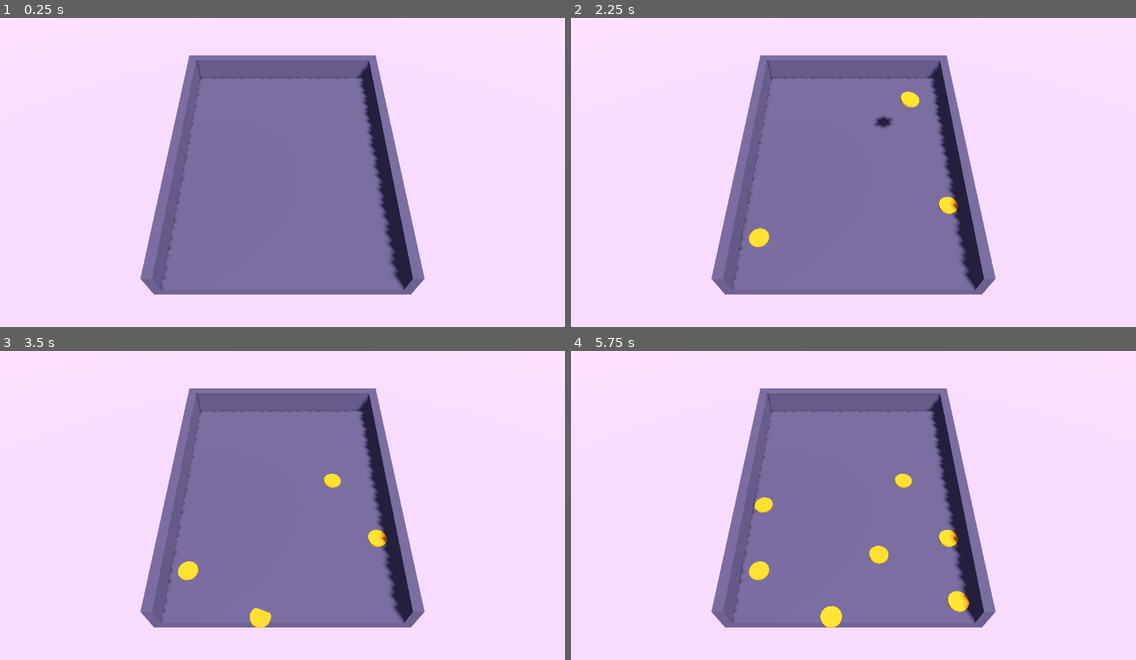
Above: before the commit, frames 1-4 (two rows, left to right).
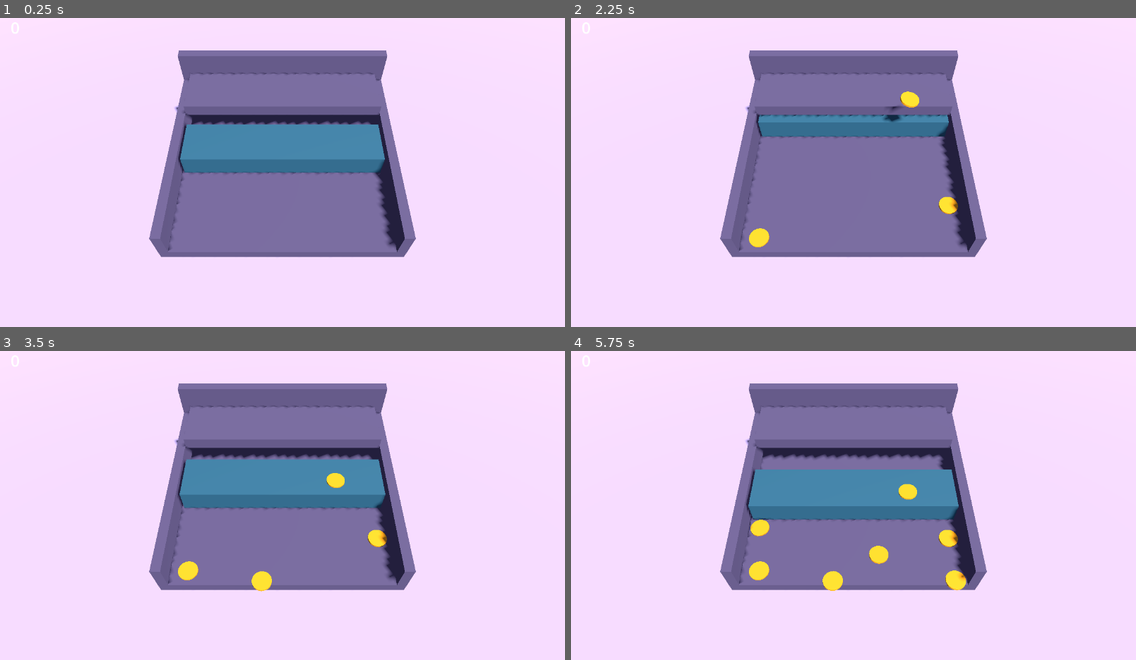
Above: after the commit, the same moments.

Repository: ui99ru/gold-harvester
Game: Godot game, scene res://scenes/main.tscn
Same seed, same stepped clock (60 frames per second), same inputs: the game is played once before the commit and once after it.
Inputs (mouse positions are in pixels of both pictures, inside the frame that each line leads up to):
- Up to frame 1 (0.25 s): no input
- Up to frame 2 (2.25 s): move the mouse to (977, 150) at 0.52 s; click (977, 150) at 0.67 s; move the mouse to (740, 184) at 1.27 s; click (740, 184) at 1.42 s; move the mouse to (910, 98) at 2.02 s; click (910, 98) at 2.17 s
- Up to frame 3 (3.5 s): move the mouse to (254, 564) at 2.77 s; click (254, 564) at 2.92 s
- Up to frame 4 (5.75 s): move the mouse to (1023, 548) at 3.52 s; click (1023, 548) at 3.67 s; move the mouse to (684, 452) at 4.27 s; click (684, 452) at 4.42 s; move the mouse to (881, 502) at 5.02 s; click (881, 502) at 5.17 s

The runs differ from the first frame. In frame 1, 14% of the frame differs, in the area x 2-76%, y 1-90%; in frame 2, 10%; in frame 3, 14%; in frame 4, 15%.

Commit message:
feat(godot): stage 3 pusher, scraper hood, collect zone, score
AnimatableBody3D pusher (sine, 2.5s period, amp 1.8) slides under a
static scraper hood: coins landing on the pusher roof get scraped
onto the floor on retract, like real coin pusher machines - without
it the pile barely advanced (coins rode the pusher). Collect zone
Area3D under the cliff scores and frees coins; kill sweep below y=-6.
Smoke tests seeded for determinism; stack test removes the pusher.

Co-Authored-By: Claude Fable 5 <noreply@anthropic.com>

Diff:
--- /dev/null
+++ b/godot/scenes/pusher.tscn
@@ -0,0 +1,6 @@
+[gd_scene load_steps=2 format=3]
+
+[ext_resource type="Script" path="res://scripts/pusher.gd" id="1"]
+
+[node name="Pusher" type="AnimatableBody3D"]
+script = ExtResource("1")
--- a/godot/scripts/main.gd
+++ b/godot/scripts/main.gd
@@ -5,7 +5,7 @@
 # --- Геометрия лотка (монета r=0.40, см. coin.gd) ---
 const TRAY_TILT_DEG := 6.0   # наклон к обрыву (+z вниз)
 const TRAY_W := 9.0          # внутренняя ширина
-const TRAY_L := 12.0         # длина дна
+const TRAY_L := 9.0          # длина дна (короткий: волна от толкателя доходит до обрыва)
 const WALL_H := 1.2
 const WALL_T := 0.4
 const FLOOR_T := 0.5
@@ -16,13 +16,18 @@
 const TRAY_COLOR := Color("4a4466")
 
 const COIN_SCENE := preload("res://scenes/coin.tscn")
+const PUSHER_SCENE := preload("res://scenes/pusher.tscn")
 const SPAWN_HEIGHT := 3.0    # глобальная высота плоскости спавна по тапу
 const AUDIO_POOL_SIZE := 8
 const CLINK_MIN_INTERVAL_MS := 50
+const KILL_Y := -6.0         # ниже — монета потеряна, возврат без счёта
 
 var tray: Node3D
 var coins_root: Node3D
 var camera: Camera3D
+var score := 0
+
+var _score_label: Label
 
 var _audio_players: Array[AudioStreamPlayer3D] = []
 var _clink_streams: Array[AudioStream] = []
@@ -38,8 +43,11 @@
 func _ready() -> void:
 	_build_environment()
 	_build_tray()
+	_build_pusher()
+	_build_collect_zone()
 	_build_camera()
 	_build_audio()
+	_build_score_ui()
 	coins_root = Node3D.new()
 	coins_root.name = "Coins"
 	add_child(coins_root)
@@ -100,9 +108,55 @@
 		_add_box(body, Vector3(WALL_T, WALL_H, TRAY_L),
 			Vector3(side * (half_w + WALL_T / 2.0), WALL_H / 2.0, 0), mat)
 	# Задняя стенка (дальняя от обрыва, z = -half_l)
-	_add_box(body, Vector3(TRAY_W + 2.0 * WALL_T, WALL_H, WALL_T),
-		Vector3(0, WALL_H / 2.0, -(half_l - WALL_T / 2.0)), mat)
+	_add_box(body, Vector3(TRAY_W + 2.0 * WALL_T, WALL_H * 2.2, WALL_T),
+		Vector3(0, WALL_H * 1.1, -(half_l - WALL_T / 2.0)), mat)
+	# «Капот»-скребок над толкателем: монеты, упавшие на его крышу, при отходе
+	# толкателя упираются в кромку капота и ссыпаются на дно в зону подметания.
+	# Низ капота 1.05 — чуть выше крыши толкателя (1.0), он скользит под капотом.
+	var hood_z_from := -half_l
+	var hood_z_to := -1.85
+	_add_box(body, Vector3(TRAY_W, 0.55, hood_z_to - hood_z_from),
+		Vector3(0, 1.05 + 0.275, (hood_z_from + hood_z_to) / 2.0), mat)
 	# Передний край (z = +half_l) открыт — обрыв, зона сбора ниже (этап 3)
+
+
+func _build_pusher() -> void:
+	# В локальном (наклонном) пространстве лотка: скользит по дну у задней стенки
+	# Ход фронта: z ∈ [-2.1, +1.5]; в крайнем заднем положении тыл вплотную к стенке
+	var pusher := PUSHER_SCENE.instantiate()
+	pusher.position = Vector3(0, 0.5, -1.3)
+	tray.add_child(pusher)
+
+
+func _build_collect_zone() -> void:
+	# Под обрывом переднего края (глобальные координаты)
+	var area := Area3D.new()
+	area.name = "CollectZone"
+	var cs := CollisionShape3D.new()
+	var box := BoxShape3D.new()
+	box.size = Vector3(14.0, 2.0, 5.0)
+	cs.shape = box
+	area.add_child(cs)
+	area.position = Vector3(0, -2.5, 6.3)
+	area.body_entered.connect(_on_coin_collected)
+	add_child(area)
+
+
+func _build_score_ui() -> void:
+	var layer := CanvasLayer.new()
+	add_child(layer)
+	_score_label = Label.new()
+	_score_label.position = Vector2(24, 16)
+	_score_label.add_theme_font_size_override("font_size", 36)
+	_score_label.text = "0"
+	layer.add_child(_score_label)
+
+
+func _on_coin_collected(body: Node3D) -> void:
+	if body is RigidBody3D:
+		score += 1
+		_score_label.text = str(score)
+		body.queue_free()
 
 
 func _build_camera() -> void:
@@ -150,7 +204,8 @@
 	var t := (SPAWN_HEIGHT - origin.y) / dir.y
 	var hit := origin + dir * t
 	hit.x = clampf(hit.x, -TRAY_W / 2.0 + 0.5, TRAY_W / 2.0 - 0.5)
-	hit.z = clampf(hit.z, -TRAY_L / 2.0 + 0.6, TRAY_L / 2.0 - 0.2)
+	# Не спавнить в щель за толкателем — там монеты зажимает между ним и стенкой
+	hit.z = clampf(hit.z, -1.0, TRAY_L / 2.0 - 0.2)
 	spawn_coin(hit)
 
 
@@ -213,28 +268,43 @@
 			# 50 монет для визуальной проверки (вместе с --shot)
 			_shot_frames_left = 150
 			for i in 50:
-				spawn_coin(Vector3(randf_range(-3, 3), 1.0 + (i % 5) * 0.3,
-					randf_range(-3, 1)))
+				spawn_coin(Vector3(randf_range(-3, 3), 1.6 + (i % 5) * 0.3,
+					randf_range(-1.0, 4.0)))
 		elif arg.begins_with("--smoke-"):
 			_smoke_mode = arg.trim_prefix("--smoke-")
+			seed(20260611)  # детерминированный прогон
 			# НЕ ускорять Engine.time_scale: он растягивает эффективный шаг
 			# физики, и монеты туннелируют сквозь дно. Смоук идёт в реальном времени.
 
 	if _smoke_mode == "stack":
-		# 10 столбиков по 5 монет — проверка стэкинга
+		# 10 столбиков по 5 монет — чистый тест стэкинга, толкатель убираем
+		tray.get_node("Pusher").queue_free()
 		for col in 10:
 			var x := -3.0 + 1.5 * (col % 5)
-			var z := -3.0 + 2.5 * floorf(col / 5.0)
+			var z := 1.0 + 1.5 * floorf(col / 5.0)
 			for row in 5:
 				spawn_coin(Vector3(x, 1.0 + row * 0.25, z), false)
+	elif _smoke_mode == "pusher":
+		# Плотный слой перед толкателем — за 30 с волна должна дойти до зоны сбора
+		for i in 120:
+			spawn_coin(Vector3(randf_range(-3.8, 3.8),
+				1.6 + 0.3 * (i % 4), randf_range(-1.0, 4.2)))
 
 
 func _physics_process(_delta: float) -> void:
+	# Сметание потеряшек: ниже KILL_Y и мимо зоны сбора
+	if Engine.get_physics_frames() % 30 == 0 and coins_root != null:
+		for coin in coins_root.get_children():
+			if coin.global_position.y < KILL_Y:
+				coin.queue_free()
+
 	if _smoke_mode == "":
 		return
 	_smoke_ticks += 1
 	if _smoke_mode == "stack" and _smoke_ticks >= 360:  # 6 c симуляции
 		_finish_smoke_stack()
+	elif _smoke_mode == "pusher" and _smoke_ticks >= 1800:  # 30 c
+		_finish_smoke_pusher()
 
 
 func _finish_smoke_stack() -> void:
@@ -254,6 +324,15 @@
 	get_tree().quit(0 if ok else 1)
 
 
+func _finish_smoke_pusher() -> void:
+	_smoke_mode = ""
+	var remaining := coins_root.get_child_count()
+	var ok := score > 0 and score + remaining <= 120
+	print("SMOKE %s: score=%d remaining=%d" %
+		["OK" if ok else "FAIL", score, remaining])
+	get_tree().quit(0 if ok else 1)
+
+
 func _process(_delta: float) -> void:
 	if _shot_path != "":
 		_shot_frames_left -= 1
--- /dev/null
+++ b/godot/scripts/pusher.gd
@@ -0,0 +1,38 @@
+extends AnimatableBody3D
+## Толкатель: возвратно-поступательная синусоида вдоль z (бриф §4).
+## AnimatableBody3D + sync_to_physics — физика корректно передаёт импульс монетам.
+
+const SIZE := Vector3(8.8, 1.0, 2.0)
+const PERIOD := 2.5      # с
+const AMPLITUDE := 1.8
+
+var base_z := 0.0
+
+var _t := 0.0
+
+
+func _ready() -> void:
+	sync_to_physics = true
+	base_z = position.z
+
+	var cs := CollisionShape3D.new()
+	var box := BoxShape3D.new()
+	box.size = SIZE
+	cs.shape = box
+	add_child(cs)
+
+	var mi := MeshInstance3D.new()
+	var mesh := BoxMesh.new()
+	mesh.size = SIZE
+	mi.mesh = mesh
+	var mat := StandardMaterial3D.new()
+	mat.albedo_color = Color("33647f")  # стально-голубой ковша web-версии
+	mat.roughness = 0.55
+	mat.metallic = 0.3
+	mi.material_override = mat
+	add_child(mi)
+
+
+func _physics_process(delta: float) -> void:
+	_t += delta
+	position.z = base_z + AMPLITUDE * sin(TAU * _t / PERIOD)
